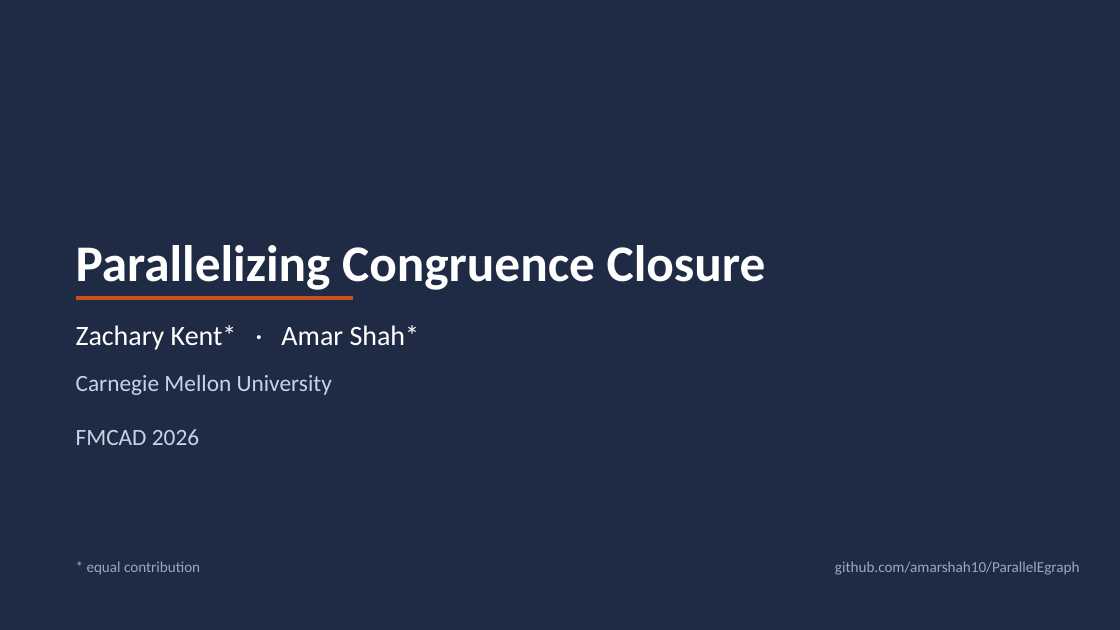
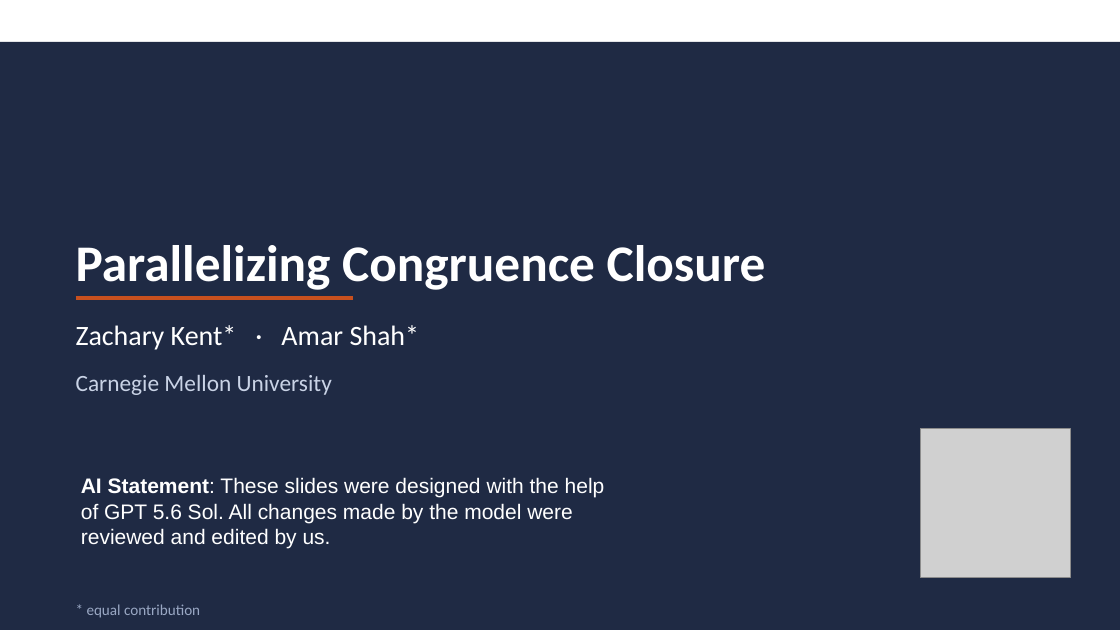
Before and after one commit to amarshah1/parallelcc-paper, a slide deck: slide 1 of slides/parallelcc-part1-version-2.pptx. Drawn at 1120x630 pixels with LibreOffice and Linux fonts; fonts in the diff are those of the drawing; grey boxes stand for pictures. Boxes give left, top, right and bottom in pixels: in the first picture for what was removed or moved away, otherwise in the second. Text is boxed around its words. In the diff, an @@ line names an element or a change of style, - is before the commit and + after.

Commit message:
fixed conclusion + AI statement + other formatting

```diff
--- a/slides/parallelcc-part1-version-2.pptx
+++ b/slides/parallelcc-part1-version-2.pptx
@@ rectangle: place and size @@
-rectangle at [0,0,1120,630]
+rectangle at [0,42,1120,630]
@@ text removed at [76,429,199,445] @@
-FMCAD 2026
@@ picture added at [921,429,1070,578] @@
@@ text added at [81,477,605,548], 18 pt, text #FFFFFF @@
+AI Statement: These slides were designed with the help of GPT 5.6 Sol. All changes made by the model were reviewed and edited by us.
@@ text removed at [835,561,1080,575] @@
-github.com/amarshah10/ParallelEgraph
@@ text "* equal contribution": place and size @@
-text "* equal contribution" at [87,561,200,575]
+text "* equal contribution" at [87,604,200,618]
```
Also in this commit, not shown: 6 other slides changed.
